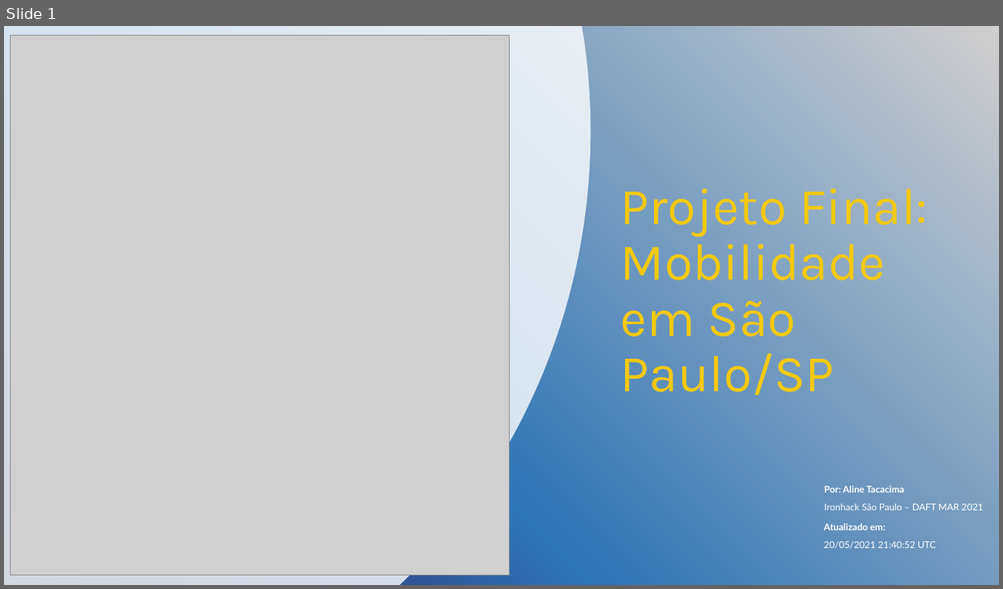
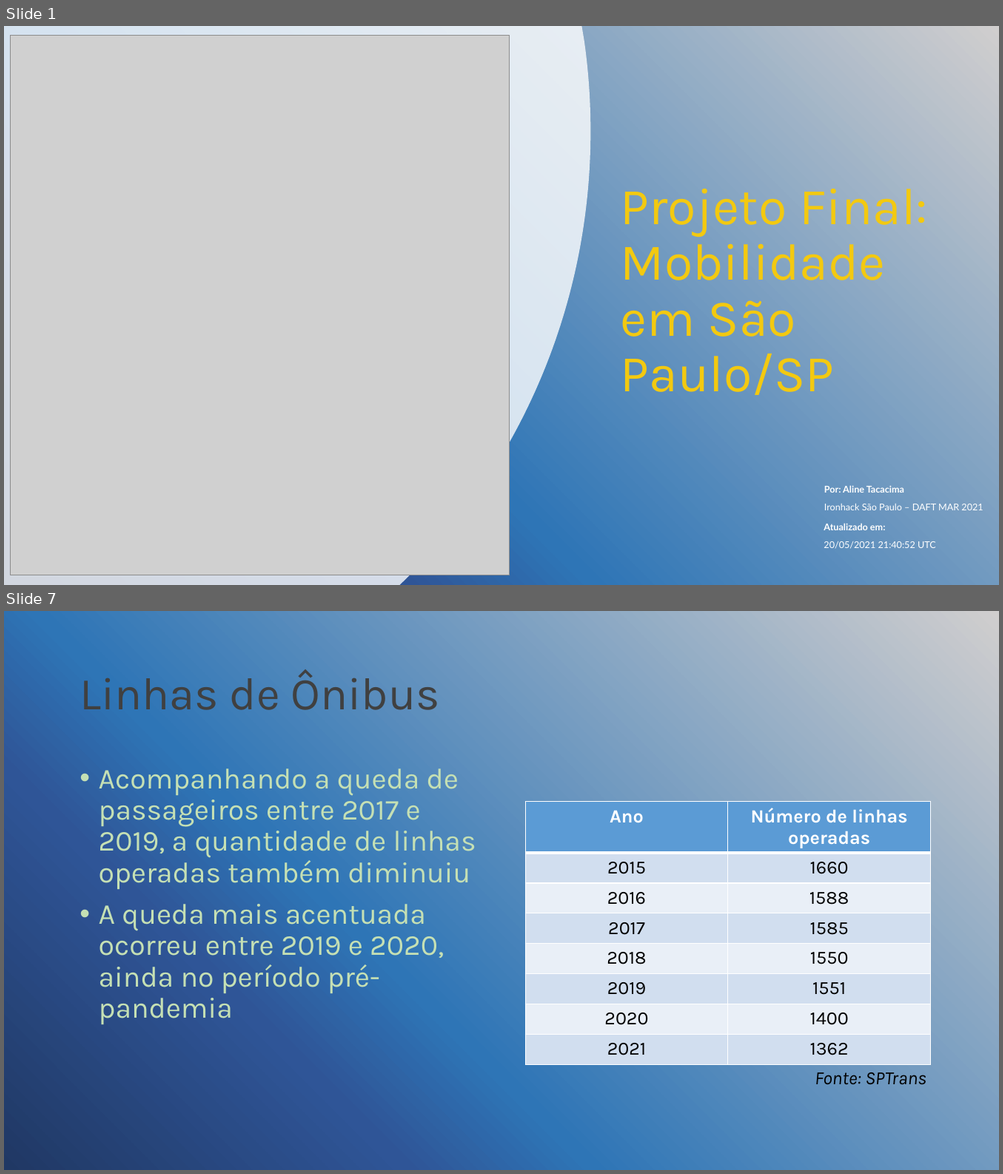
Before and after one commit to alitaca/Projeto_final, a slide deck: transporte_sp.pptx. Shown one above the other, each under a label of ours: slide 1 before the commit, slides 1 and 7 after it; the slides between them are not shown. The pictures are 1003x589 and 1003x1174 pixels, drawn with LibreOffice and Linux fonts; fonts in the diff are those of the drawing; grey boxes stand for pictures; background and template pictures are left out. Boxes give left, top, right and bottom in pixels: in the first picture for what was removed or moved away, otherwise in the second. Text is boxed around its words. In the diff, an @@ line names an element or a change of style, - is before the commit and + after.

```diff
--- a/transporte_sp.pptx
+++ b/transporte_sp.pptx
@@ slide 7 added at [4, 611, 999, 1170], background picture (left out) @@
@@ title added at [79, 669, 439, 710], 44 pt, text #404040 @@
+Linhas de Ônibus
@@ text added at [99, 769, 476, 1025], 28 pt, text #C5E0B4 @@
+• Acompanhando a queda de passageiros entre 2017 e 2019, a quantidade de linhas operadas também diminuiu
+• A queda mais acentuada ocorreu entre 2019 e 2020, ainda no período pré-pandemia
@@ table added at [526, 802, 931, 1066], 8 rows, 2 columns @@
+Ano | Número de linhas operadas
+2015 | 1660
+2016 | 1588
+2017 | 1585
+2018 | 1550
+2019 | 1551
+2020 | 1400
+2021 | 1362
@@ text added at [814, 1073, 926, 1085], 18 pt, text #000000, italic @@
+Fonte: SPTrans
```
Also in this commit, not shown: 6 slides changed, 5 other slides added, 1 slide removed.
